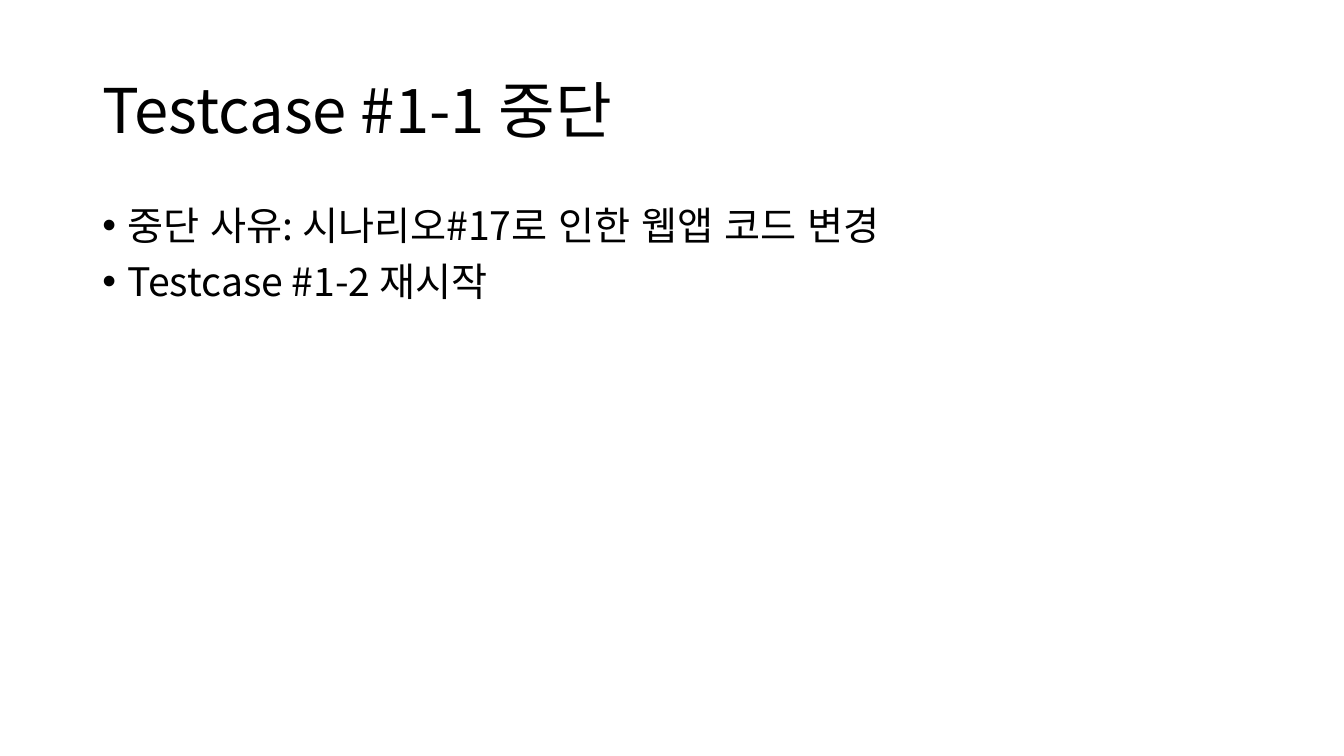
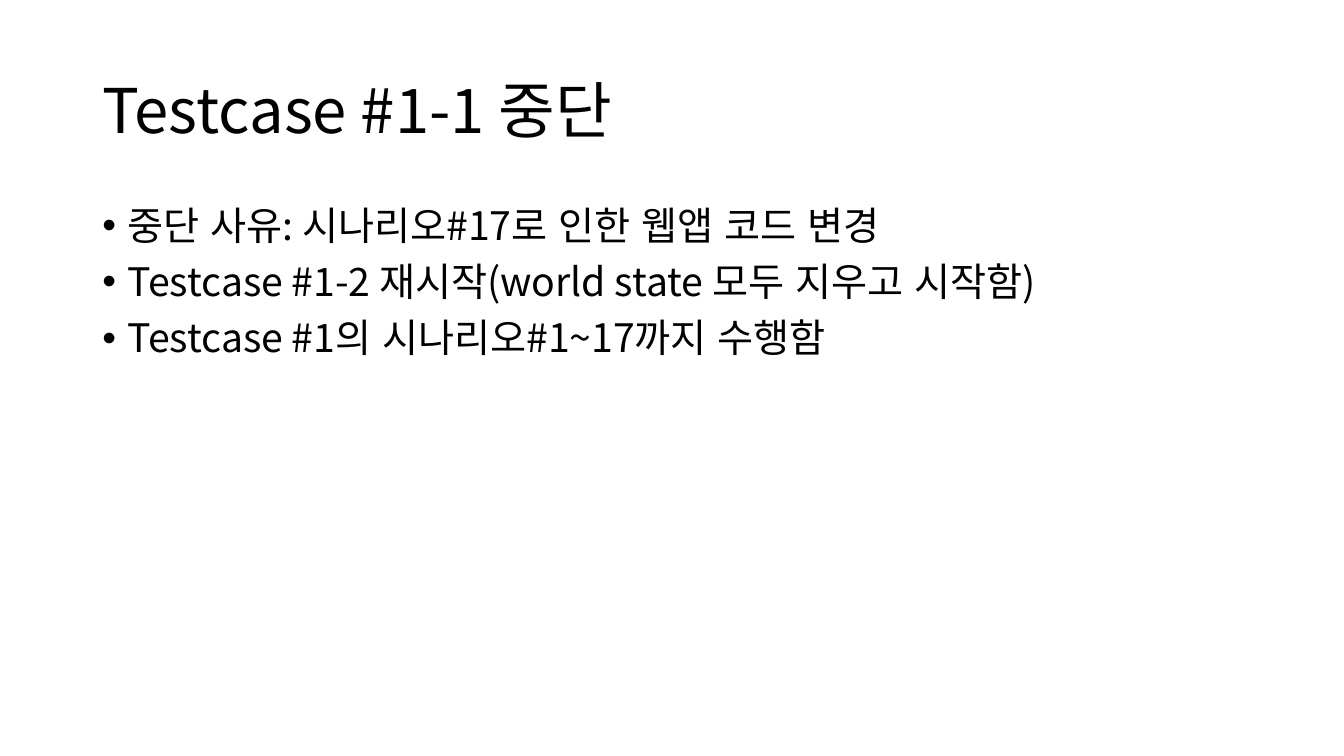
Before and after one commit to BL-UCKSS/evote-project, a slide deck: slide 31 of Document/Testcase/Testcase #1.pptx. Drawn at 1344x756 pixels with LibreOffice and Linux fonts; fonts in the diff are those of the drawing. Boxes give left, top, right and bottom in pixels: in the first picture for what was removed or moved away, otherwise in the second. Text is boxed around its words. In the diff, an @@ line names an element or a change of style, - is before the commit and + after.

Commit message:
Testcase #1-2 시작

```diff
--- a/Document/Testcase/Testcase #1.pptx
+++ b/Document/Testcase/Testcase #1.pptx
@@ text at <box>128,263,1035,355</box>: text changed @@
-• Testcase #1-2 재시작
+• Testcase #1-2 재시작(world state 모두 지우고 시작함)
+• Testcase #1의 시나리오#1~17까지 수행함
```
Also in this commit, not shown: 1 other slide changed, 3 slides added.
